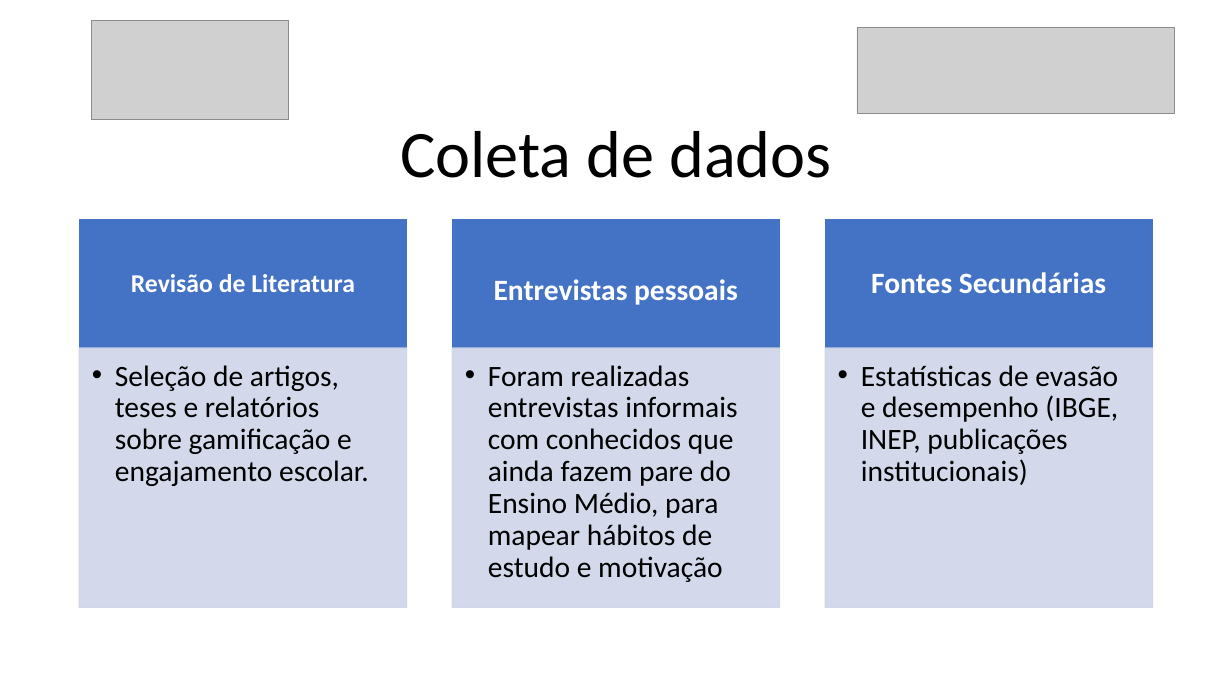
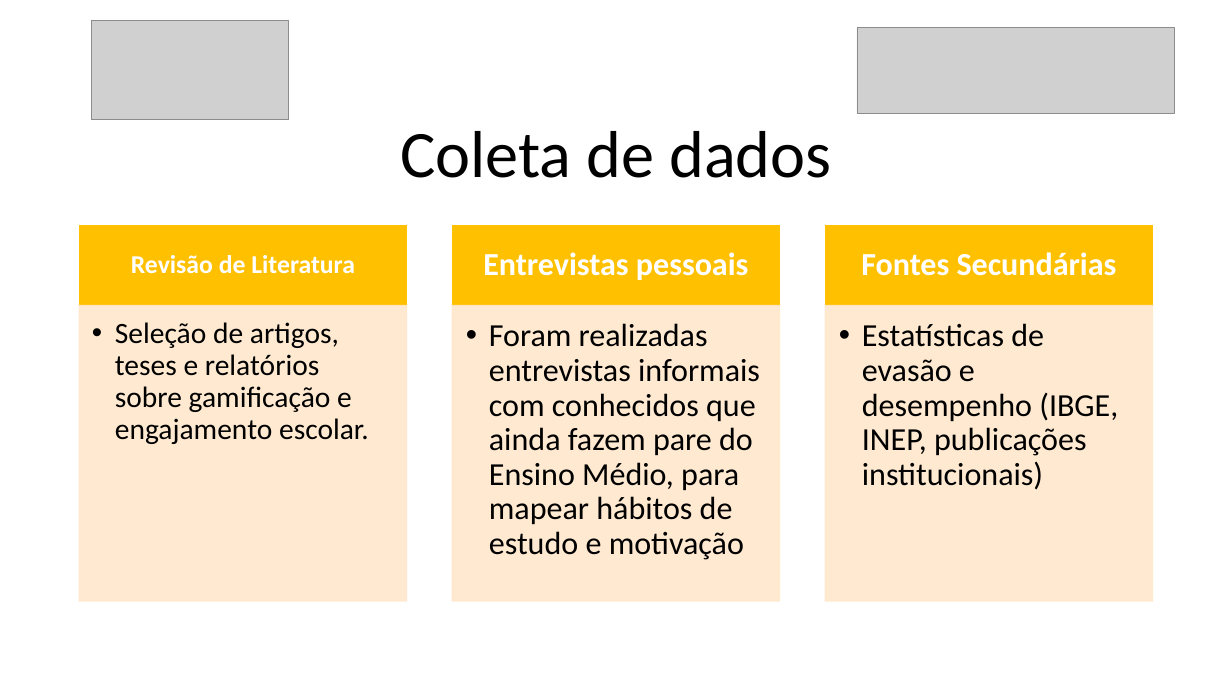
Before and after one commit to danilovaz7/curso-tecnico, a slide deck: slide 10 of liceu/3semestre/projeto integrador/tcc slide.pptx. Drawn at 1232x693 pixels with LibreOffice and Linux fonts; fonts in the diff are those of the drawing; grey boxes stand for pictures. Boxes give left, top, right and bottom in pixels: in the first picture for what was removed or moved away, otherwise in the second. Text is boxed around its words. In the diff, an @@ line names an element or a change of style, - is before the commit and + after.

```diff
--- a/liceu/3semestre/projeto integrador/tcc slide.pptx
+++ b/liceu/3semestre/projeto integrador/tcc slide.pptx
@@ text "Revisão de Literatura": place and size @@
-text "Revisão de Literatura" at bbox=[131, 274, 355, 292]
+text "Revisão de Literatura" at bbox=[131, 255, 355, 274]
@@ rectangle: place and size @@
-rectangle at bbox=[79, 219, 407, 348]
+rectangle at bbox=[79, 226, 407, 306]
@@ text "Entrevistas pessoais": place and size @@
-text "Entrevistas pessoais" at bbox=[494, 279, 738, 305]
+text "Entrevistas pessoais" at bbox=[483, 252, 748, 280]
@@ rectangle: place and size @@
-rectangle at bbox=[453, 219, 780, 348]
+rectangle at bbox=[453, 226, 780, 306]
@@ size 23 to 25 pt in 4 elements at bbox=[489, 323, 760, 560], bbox=[862, 323, 1118, 490], bbox=[483, 252, 748, 280], bbox=[861, 252, 1117, 276] @@
@@ text "Fontes Secundárias": place and size @@
-text "Fontes Secundárias" at bbox=[871, 272, 1106, 293]
+text "Fontes Secundárias" at bbox=[861, 252, 1117, 276]
@@ fill #4472C4 to #FFC000; outline #4472C4 1 pt to #FFC000 1 pt in 3 elements at bbox=[79, 226, 407, 306], bbox=[453, 226, 780, 306], bbox=[825, 226, 1153, 306] @@
@@ rectangle: place and size @@
-rectangle at bbox=[825, 219, 1153, 348]
+rectangle at bbox=[825, 226, 1153, 306]
@@ text "Seleção de artigos, teses e ...": place and size @@
-text "Seleção de artigos, teses e ..." at bbox=[115, 365, 369, 486]
+text "Seleção de artigos, teses e ..." at bbox=[115, 322, 369, 444]
@@ rectangle: place and size @@
-rectangle at bbox=[79, 348, 407, 608]
+rectangle at bbox=[79, 306, 407, 602]
@@ text "Foram realizadas entrevistas informais com ...": place and size @@
-text "Foram realizadas entrevistas informais com ..." at bbox=[488, 365, 737, 582]
+text "Foram realizadas entrevistas informais com ..." at bbox=[489, 323, 760, 560]
@@ rectangle: place and size @@
-rectangle at bbox=[453, 348, 780, 608]
+rectangle at bbox=[453, 306, 780, 602]
@@ text "Estatísticas de evasão e desempenho ...": place and size @@
-text "Estatísticas de evasão e desempenho ..." at bbox=[861, 365, 1118, 485]
+text "Estatísticas de evasão e desempenho ..." at bbox=[862, 323, 1118, 490]
@@ fill #CFD5EA at 90% opacity to #FFE8CC at 90% opacity; outline #CFD5EA 1 pt to #FFE8CC 1 pt in 3 elements at bbox=[79, 306, 407, 602], bbox=[453, 306, 780, 602], bbox=[825, 306, 1153, 602] @@
@@ rectangle: place and size @@
-rectangle at bbox=[825, 348, 1153, 608]
+rectangle at bbox=[825, 306, 1153, 602]
```
Also in this commit, not shown: 10 other slides changed.
